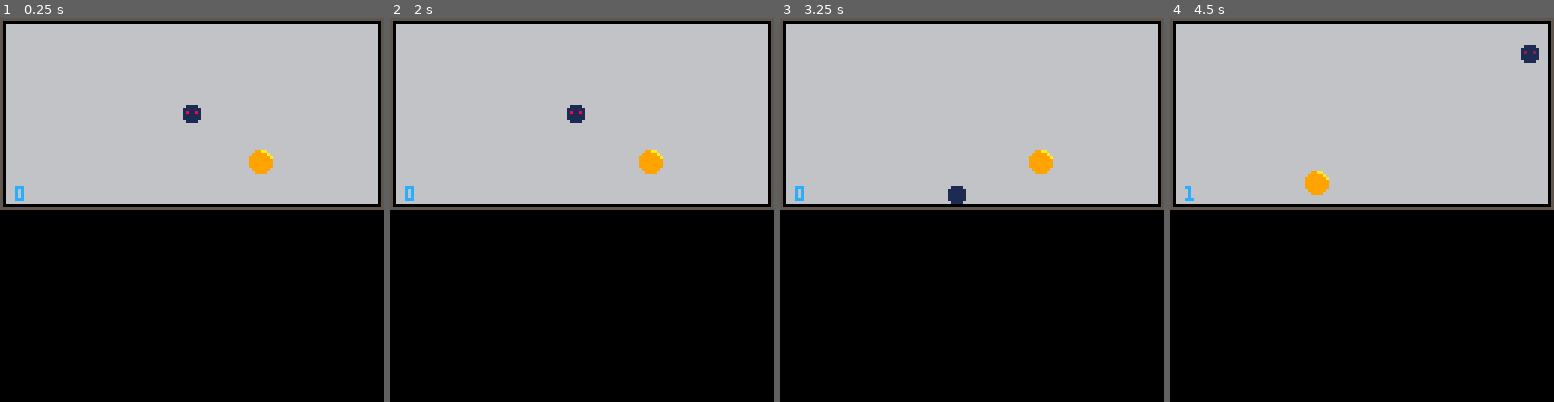
Above: before the commit, frames 1-4 (left to right).
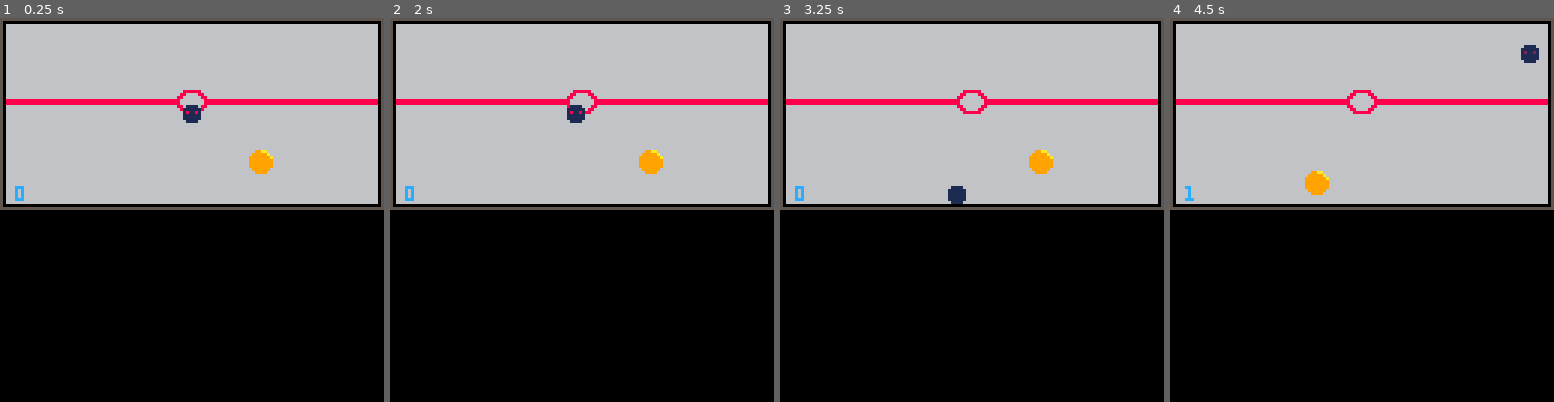
Above: after the commit, the same moments.

Repository: visti/music_square
Game: PICO-8 cartridge hockeypire.p8
Same seed, same stepped clock (60 frames per second), same inputs: the game is played once before the commit and once after it.
Inputs:
- Up to frame 1 (0.25 s): no input
- Up to frame 2 (2 s): hold Left from 1.97 s (still down)
- Up to frame 3 (3.25 s): release Left at 2.37 s; hold Down 2.42-2.82 s; hold Right from 2.87 s (still down)
- Up to frame 4 (4.5 s): release Right at 3.53 s; hold Up 3.58-4.08 s; hold Right from 4.13 s (still down)

The runs differ from the first frame. In frame 1, 1.5% of the frame differs, in the area x 1-99%, y 18-25%; in frame 2, 1.5%; in frame 3, 1.6%; in frame 4, 1.6%.

Commit message:
Add files via upload

Diff:
--- a/hockeypire.p8
+++ b/hockeypire.p8
@@ -148,7 +148,11 @@
 		if ((player.y >= gold.y) and (player.y <= gold.y+7)) then
 			no_gold = true
 			score +=1
-			sfx(0)
+			if score==10 then
+				sfx(10)
+			else sfx(0)
+			end
+
 		end
 	end
 
@@ -218,11 +222,141 @@
 
 
 
+…(130 lines of a section not shown)…
 __map__
 1436363636363636363636363636361500000000000000000000000000000000000000000000000000000000000000000000000000000000000000000000000000000000000000000000000000000000000000000000000000000000000000000000000000000000000000000000000000000000000000000000000000000000
 2426262626262626262626262626262500000000000000000000000000000000000000000000000000000000000000000000000000000000000000000000000000000000000000000000000000000000000000000000000000000000000000000000000000000000000000000000000000000000000000000000000000000000
 2426262626262626262626262626262500000000000000000000000000000000000000000000000000000000000000000000000000000000000000000000000000000000000000000000000000000000000000000000000000000000000000000000000000000000000000000000000000000000000000000000000000000000
-2426262626262626262626262626262500000000000000000000000000000000000000000000000000000000000000000000000000000000000000000000000000000000000000000000000000000000000000000000000000000000000000000000000000000000000000000000000000000000000000000000000000000000
+18191919191919292a1919191919191a00000000000000000000000000000000000000000000000000000000000000000000000000000000000000000000000000000000000000000000000000000000000000000000000000000000000000000000000000000000000000000000000000000000000000000000000000000000
 2426262626262626262626262626262500000000000000000000000000000000000000000000000000000000000000000000000000000000000000000000000000000000000000000000000000000000000000000000000000000000000000000000000000000000000000000000000000000000000000000000000000000000
 2426262626262626262626262626262500000000000000000000000000000000000000000000000000000000000000000000000000000000000000000000000000000000000000000000000000000000000000000000000000000000000000000000000000000000000000000000000000000000000000000000000000000000
 2426262626262626262626262626262500000000000000000000000000000000000000000000000000000000000000000000000000000000000000000000000000000000000000000000000000000000000000000000000000000000000000000000000000000000000000000000000000000000000000000000000000000000
Not shown, changed: 146 lines of the sprite sheet (__gfx__) section of hockeypire.p8
Not shown, changed: the thumbnail (__label__) section of hockeypire.p8
Not shown, changed: the sound effects (__sfx__) section of hockeypire.p8
